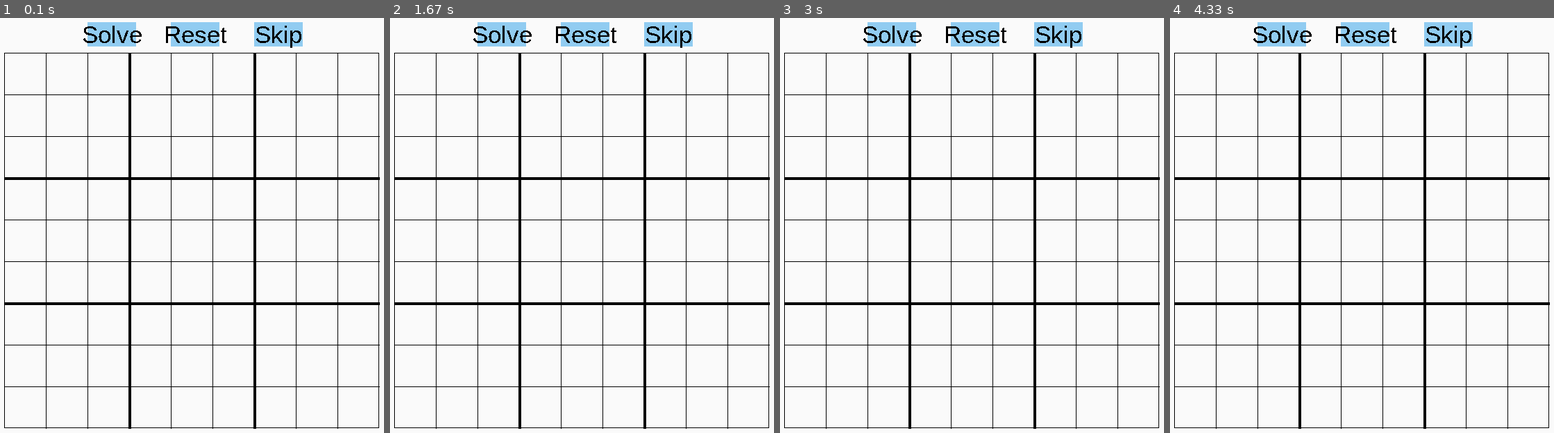
Above: before the commit, frames 1-4 (left to right).
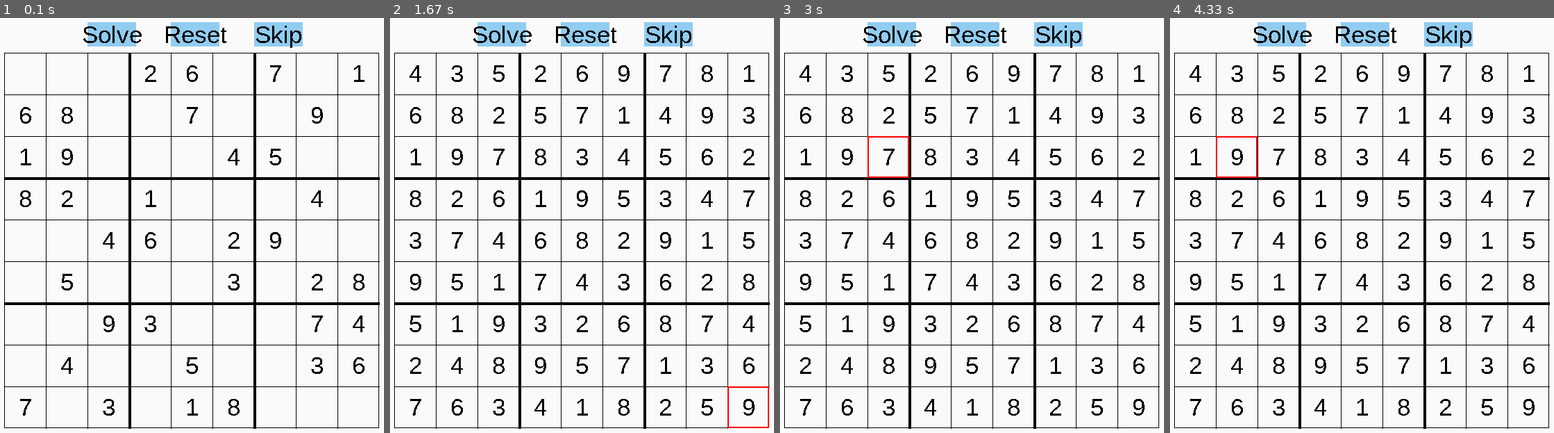
Above: after the commit, the same moments.

Repository: JDev165/sudokuBacktrackingVisualization
Game: pygame game, started from game.py
Same seed, same stepped clock (60 frames per second), same inputs: the game is played once before the commit and once after it.
Inputs (mouse positions are in pixels of both pictures, inside the frame that each line leads up to):
- Up to frame 1 (0.1 s): no input
- Up to frame 2 (1.67 s): click (582, 242) at 0.38 s; click "Solve" at 0.72 s; click (443, 171) at 1.05 s; click (747, 399) at 1.38 s
- Up to frame 3 (3 s): click (979, 88) at 1.72 s; click (948, 358) at 2.05 s; click (956, 163) at 2.38 s; click (906, 146) at 2.72 s
- Up to frame 4 (4.33 s): click (1481, 200) at 3.05 s; click (1500, 229) at 3.38 s; click (1219, 184) at 3.72 s; click (1231, 154) at 4.05 s

The runs differ from the first frame. In frame 1, 1.7% of the frame differs, in the area x 5-95%, y 11-96%; in frame 2, 4.0%, in the area x 5-99%, y 11-99%; in frame 3, 4.0%; in frame 4, 4.0%.

Commit message:
Clicked inside board is broken, fix next time

Diff:
--- a/sudoku_cartridge.py
+++ b/sudoku_cartridge.py
@@ -23,7 +23,7 @@
         self.boardSize = boardSize
         self.sudoku_board = Rect(self.boardSize, self.boardSize)
         self.font = None
-        self.wrongChoices = {}
+        self.wrong_choices = {}
         self.centered_board_zero_x_cord = 0
         self.centered_board_width_cord = 0
         self.centered_board_height_cord = 0
@@ -99,8 +99,44 @@
             pygame.draw.line(screen, BLACK, (self.centered_board_zero_x_cord,
                                              ycord), (self.centered_board_width_cord, ycord))
 
+        screen = self._drawWrongChoices(screen)
+        screen = self._drawCellNumbers(screen)
         screen = self._drawButtons(screen)
-
+        screen = self._drawSelectionRect(screen)
+
+        return screen
+
+    def _drawWrongChoices(self, screen):
+        for choice in self.wrong_choices:
+            pygameCellCoords = toPygameCoordinates(
+                choice, self.centered_board_zero_x_cord)
+            wrongRect = Rect(pygameCellCoords, (60, 60))
+            pygame.draw.rect(screen, WARNINGCOLOR, wrongRect)
+
+        return screen
+
+    def _drawCellNumbers(self, screen):
+        for row in range(len(self.board)):
+            for col in range(len(self.board)):
+                if self.board[row][col] != 0:
+                    cellNumber = str(self.board[row][col])
+                    textImage = self.font.render(cellNumber, False, BLACK)
+                    # flip the coordinates to match row/column positioning
+                    # x axis in pygame lines up in the same direction as grid column
+                    # y axis in pygame lines up in the same direction as grid row
+                    textPosition = ((col * SUDOKU_BOARD_SMALL_SQUARE_SIZE) + self.centered_board_zero_x_cord,
+                                    (row * SUDOKU_BOARD_SMALL_SQUARE_SIZE) + self.centered_board_zero_x_cord)
+
+                    # Ex: cell 4's position is 234, 54 so to center the text
+                    # Add 60 // 2 to the with and height of the cell to shift the image to the center
+                    # Center fo cell 4 would be 264, 84
+                    textPositionCentered = (
+                        textPosition[0] + SUDOKU_BOARD_SMALL_SQUARE_SIZE // 2, textPosition[1] + SUDOKU_BOARD_SMALL_SQUARE_SIZE // 2)
+
+                    textRect = textImage.get_rect(center=textPositionCentered)
+
+                    screen.blit(
+                        textImage, textRect)
         return screen
 
     def _drawButtons(self, screen):
@@ -110,6 +146,12 @@
             buttonTextRect = textImage.get_rect(
                 center=button.get_text_position())
             screen.blit(textImage, buttonTextRect)
+
+        return screen
+
+    def _drawSelectionRect(self, screen):
+        if self.selection_rect and self.clicked_inside_board and self.is_editable_cell:
+            pygame.draw.rect(screen, RED, self.selection_rect, 2)
 
         return screen
 
@@ -127,6 +169,23 @@
             for button in self.buttons:
                 button.on_click(click_pos)
 
+    def keydownEvent(self, keyChar):
+        if self.selection_rect and self.clicked_inside_board and self.is_editable_cell and isInt(event.unicode):
+            chosen_number = int(event.unicode)
+            row = self.sudoku_array_coords[0]
+            col = self.sudoku_array_coords[1]
+
+            pygame_coords = (col, row)
+            if not sudokuAPI.isValid(self.sudoku_array_coords, chosen_number):
+                # Need to flip the coordinates again to fit pygame board
+                self.wr[pygame_coords] = chosen_number
+            else:
+                # Second argument prevents an error if
+                # Key doesn't exists in dictionary
+                self.wrong_choices.pop(pygame_coords, None)
+
+                self.board[row][col] = chosen_number
+
     def _setSelectionPosition(self, selection_pygame_coords):
         self.selection_pos = toCenteredPygameCoordinates(
             selection_pygame_coords, self.centered_board_zero_x_cord)
